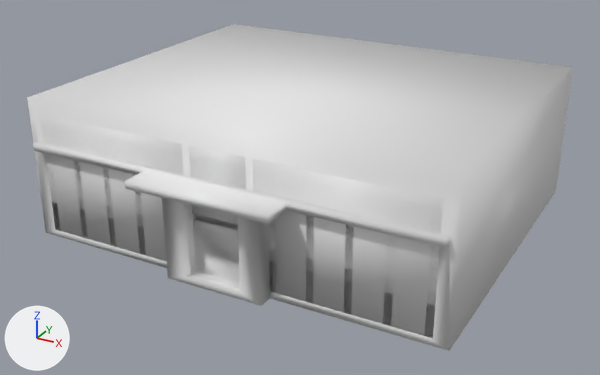
What one commit did to the FBX model bishrpg/Content/Objects/Building/building_base05.fbx.
Before and after are seen from a 50 mm lens placed at (5.26, -9.53, 5.34), pointed at (0.0, 0.03, 0.56). Lighting does not change. The marker at lower left points along +X, +Y and +Z. Materials are left out; every surface is plain grey. Where no turn or scale is listed for an object, it has been applied to the vertices.

Objects in the first picture: 'building_base05-3.001'.
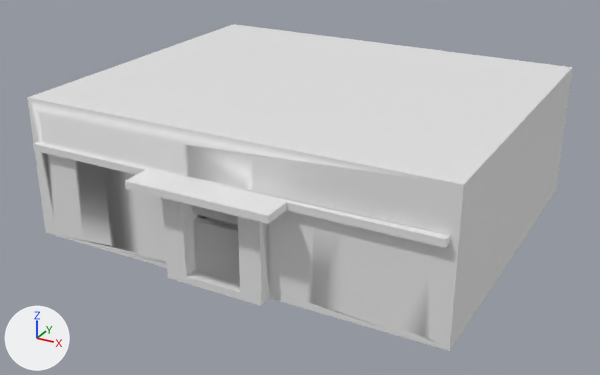
Where the newer file only moved an object's origin or applied its transform, the numbers keep the older frame.

Location of each change, [x1, y1, x2, y2] in pixels of the pictures (600 x 375 px):
```json
{"part": 1, "of": "me_building_base05_3_001", "change": "built on", "before": [182, 203, 240, 292], "after": [27, 68, 573, 351]}
```

Edits to the scene script, one JSON object a line:
```json
{"block": "me_building_base05_3_001", "where": "# used by ob_building_base05_3_001; location = (0.0, 0.0, 0.0)"}
{"op": "remove", "block": "me_building_base05_3_001", "code": "me_building_base05_3_001.from_pydata(...)  # 882 vertices, 1752 faces; spans x -3.0..3.0, y -2.5..3.0, z 0.0..2.0"}
{"op": "add", "block": "me_building_base05_3_001", "code": "me_building_base05_3_001.from_pydata(...)  # 909 vertices, 582 faces; spans x -3.0..3.0, y -2.5..3.0, z 0.0..2.0"}
{"block": "me_building_base05_3_001", "change": "me_building_base05_3_001 part 1: 18 vertices removed from x -0.8..0.8, y -2.1..-1.8, z 0.0..1.2; 45 vertices added at x -2.9..3.0, y -2.2..2.8, z 0.0..1.4"}
{"block": "me_building_base05_3_001", "change": "me_building_base05_3_001 part 2: the surface is now shaded flat"}
```
